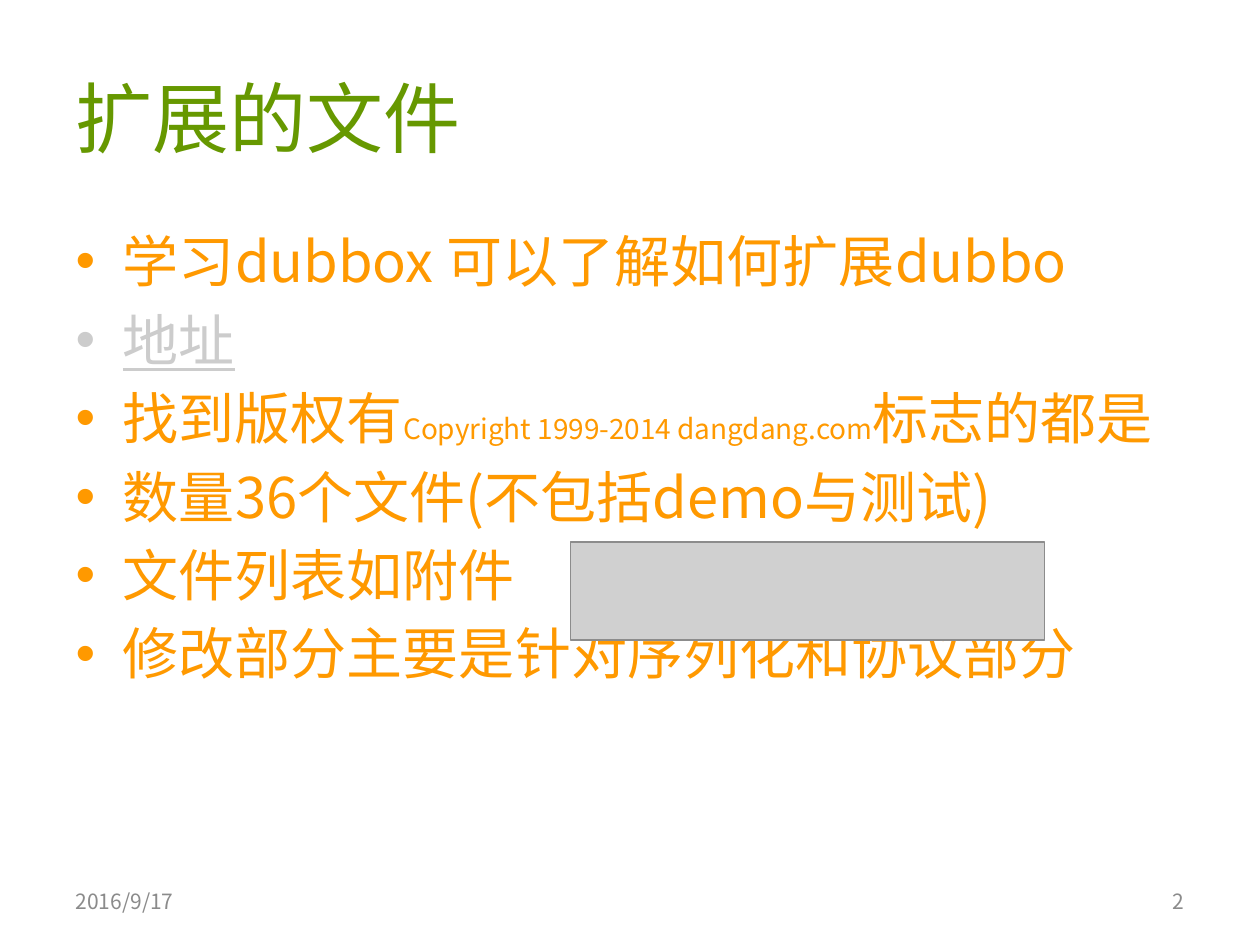
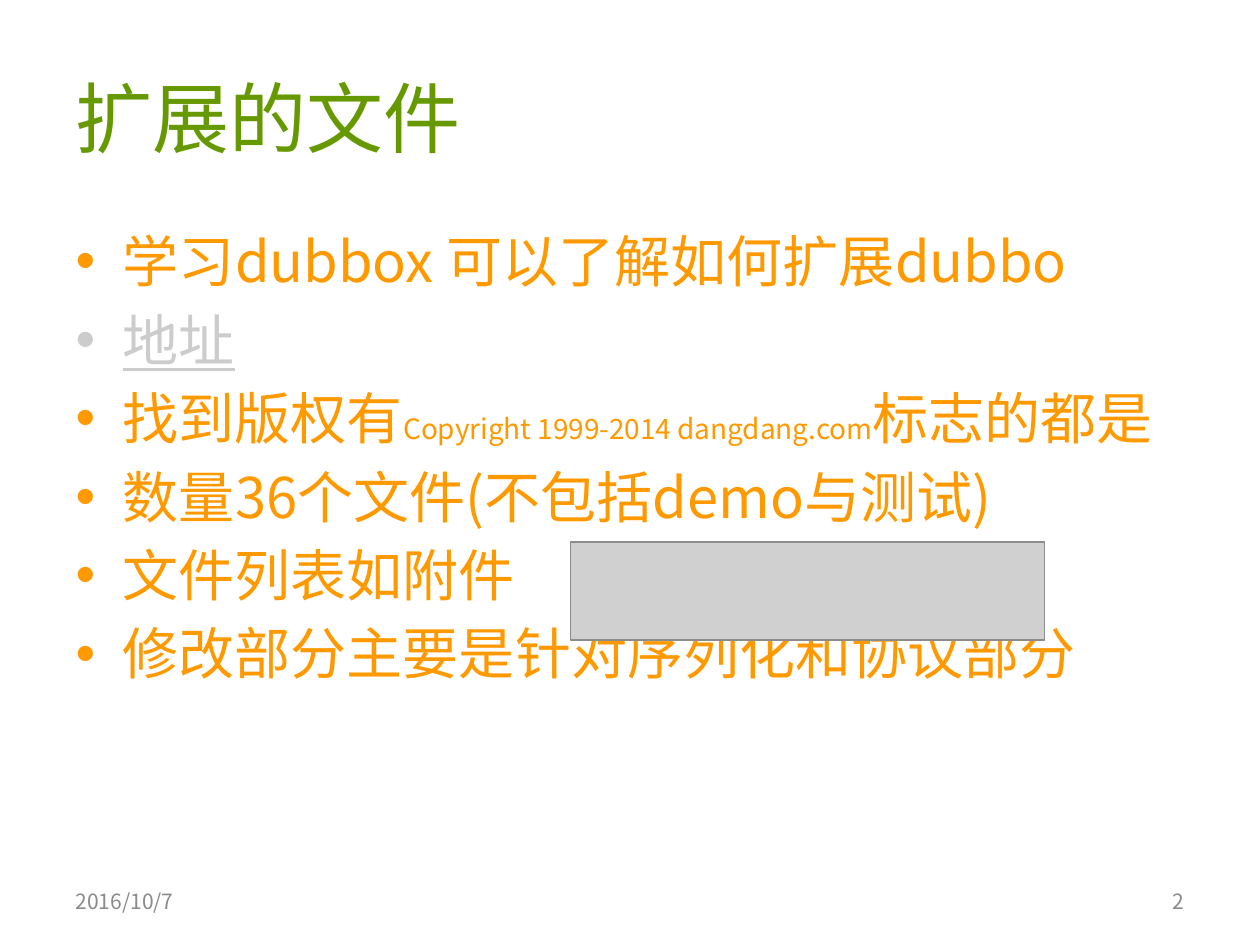
Before and after one commit to AmarRocks/demo, a slide deck: slide 2 of 04.dubbo_demo/document/dubbo源码分析10-dubbox对dubbo的扩展.pptx. Drawn at 1260x945 pixels with LibreOffice and Linux fonts; fonts in the diff are those of the drawing; grey boxes stand for pictures. Boxes give left, top, right and bottom in pixels: in the first picture for what was removed or moved away, otherwise in the second. Text is boxed around its words. In the diff, an @@ line names an element or a change of style, - is before the commit and + after.

```diff
--- a/04.dubbo_demo/document/dubbo源码分析10-dubbox对dubbo的扩展.pptx
+++ b/04.dubbo_demo/document/dubbo源码分析10-dubbox对dubbo的扩展.pptx
@@ text at bbox=[76, 892, 174, 913]: text changed @@
-2016/9/17
+2016/10/7
```
Also in this commit, not shown: 1 other slide changed, 24 other files.
